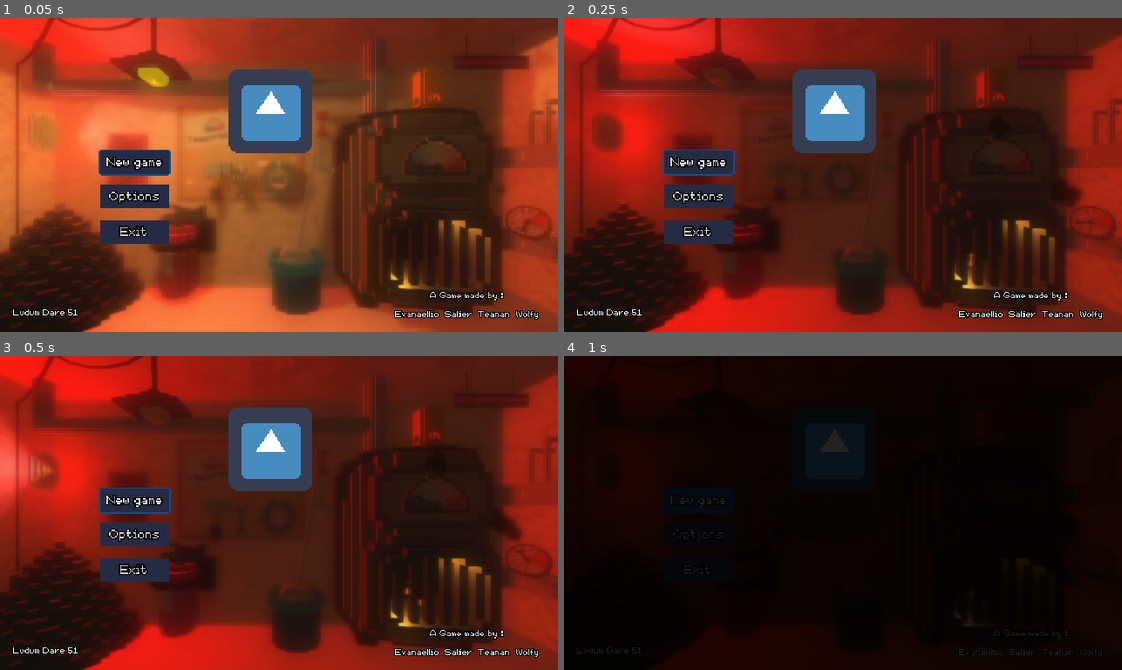
Above: before the commit, frames 1-4 (two rows, left to right).
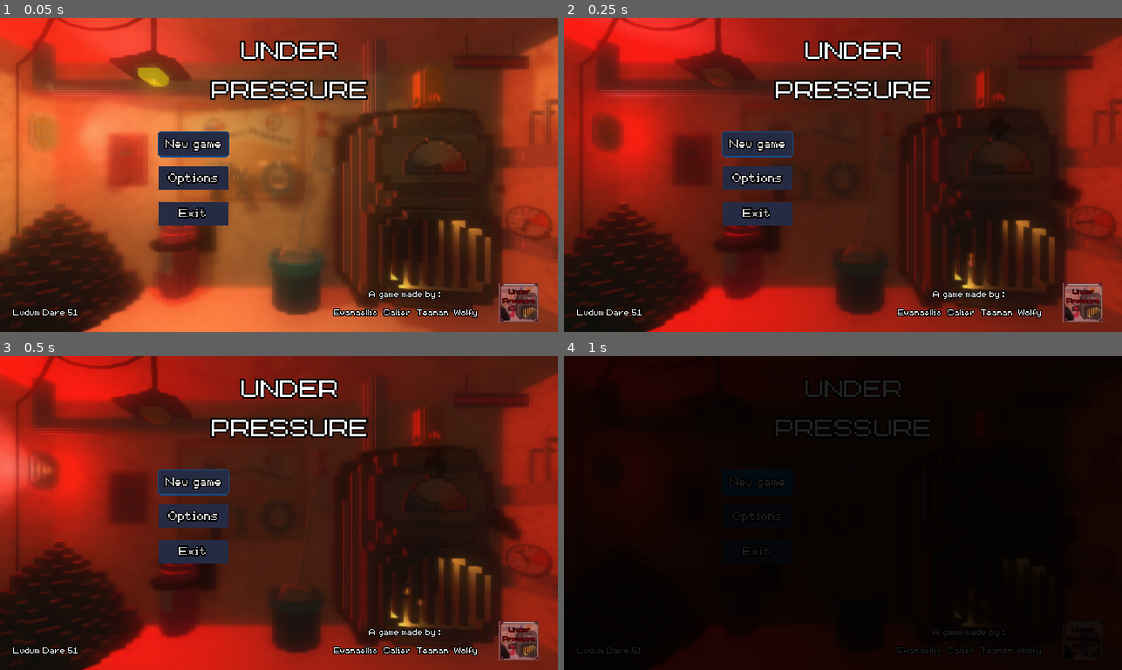
Above: after the commit, the same moments.

Repository: Teanan/ludumdare51
Game: Godot game, scene res://MainMenu/BackgroundMainMenu.tscn
Two runs of this game, one before a commit and one after it. Both use one fixed random seed, a clock stepped at 60 frames per second and the inputs below. The engine's default icon, where the game draws it, is replaced by a stand-in: a white triangle on a blue panel in a dark square. Sound files missing from this copy of the repository are replaced by a short silence.
Inputs:
- Up to frame 1 (0.05 s): no input
- Up to frame 2 (0.25 s): no input
- Up to frame 3 (0.5 s): no input
- Up to frame 4 (1 s): click "New game" at 0.5 s

The runs differ from the first frame. In frame 1, 13% of the frame differs, in the area x 17-97%, y 7-97%; in frame 2, 13%; in frame 3, 13%; in frame 4, 1.7%.

Commit message:
menu

Diff:
--- a/MainMenu/MainMenu.tscn
+++ b/MainMenu/MainMenu.tscn
@@ -1,10 +1,11 @@
-[gd_scene load_steps=7 format=2]
+[gd_scene load_steps=8 format=2]
 
 [ext_resource path="res://addons/GameTemplate/GUI/Buttons/DefaultButton.tscn" type="PackedScene" id=1]
-[ext_resource path="res://icon.png" type="Texture" id=2]
+[ext_resource path="res://Preview.png" type="Texture" id=2]
 [ext_resource path="res://MainMenu/MainMenu.gd" type="Script" id=3]
 [ext_resource path="res://addons/GameTemplate/Assets/Fonts/pixellocale_8.tres" type="DynamicFont" id=4]
 [ext_resource path="res://addons/GameTemplate/GUI/default_theme.tres" type="Theme" id=5]
+[ext_resource path="res://addons/GameTemplate/Assets/Fonts/pixellocale_16.tres" type="DynamicFont" id=6]
 
 [sub_resource type="StyleBoxEmpty" id=1]
 
@@ -57,14 +58,14 @@
 size_flags_vertical = 3
 
 [node name="Label" type="Label" parent="BG"]
-margin_left = 229.0
-margin_top = 172.0
-margin_right = 401.0
-margin_bottom = 211.0
+margin_left = 182.0
+margin_top = 171.0
+margin_right = 354.0
+margin_bottom = 210.0
 rect_scale = Vector2( 0.71323, 0.71323 )
 theme = ExtResource( 5 )
 custom_fonts/font = ExtResource( 4 )
-text = "A Game made by :
+text = "A game made by :
 Evanaellio  Salier  Teanan  Wolfy"
 align = 1
 
@@ -80,32 +81,48 @@
 align = 1
 
 [node name="NewGame" parent="BG" groups=["MainMenu"] instance=ExtResource( 1 )]
-margin_left = 11.0
-margin_top = 67.0
-margin_right = 62.0
-margin_bottom = 86.0
+margin_left = 56.0
+margin_top = 53.0
+margin_right = 107.0
+margin_bottom = 72.0
 text = "New Game"
 
 [node name="Options" parent="BG" instance=ExtResource( 1 )]
-margin_left = 11.0
-margin_top = 93.0
-margin_right = 62.0
-margin_bottom = 112.0
+margin_left = 56.0
+margin_top = 79.0
+margin_right = 107.0
+margin_bottom = 98.0
 text = "Options"
 
 [node name="Exit" parent="BG" instance=ExtResource( 1 )]
-margin_left = 11.0
-margin_top = 120.0
-margin_right = 62.0
-margin_bottom = 139.0
+margin_left = 56.0
+margin_top = 106.0
+margin_right = 107.0
+margin_bottom = 125.0
 text = "Exit"
 
 [node name="Logo" type="TextureRect" parent="BG"]
-margin_left = 108.0
-margin_top = 6.0
-margin_right = 172.0
-margin_bottom = 70.0
+margin_left = 315.0
+margin_top = 169.0
+margin_right = 443.0
+margin_bottom = 297.0
+rect_scale = Vector2( 0.237174, 0.237174 )
 texture = ExtResource( 2 )
+
+[node name="Label" type="Label" parent="."]
+margin_left = 66.0
+margin_top = -32.0
+margin_right = 238.0
+margin_bottom = 39.0
+rect_scale = Vector2( 1.03869, 1.03869 )
+theme = ExtResource( 5 )
+custom_constants/line_spacing = -5
+custom_fonts/font = ExtResource( 6 )
+text = "Under
+Pressure"
+align = 1
+valign = 1
+uppercase = true
 
 [connection signal="pressed" from="BG/NewGame" to="." method="_on_NewGame_pressed"]
 [connection signal="pressed" from="BG/Options" to="." method="_on_Options_pressed"]
--- a/MainMenu/MenuRoom.tscn
+++ b/MainMenu/MenuRoom.tscn
@@ -313,4 +313,5 @@
 
 [editable path="Boilerco/LargeGauge"]
 [editable path="Alarm"]
+[editable path="Alarm/light_murale"]
 [editable path="Events/BrokenCable"]
Not shown, added: Preview.png.import
